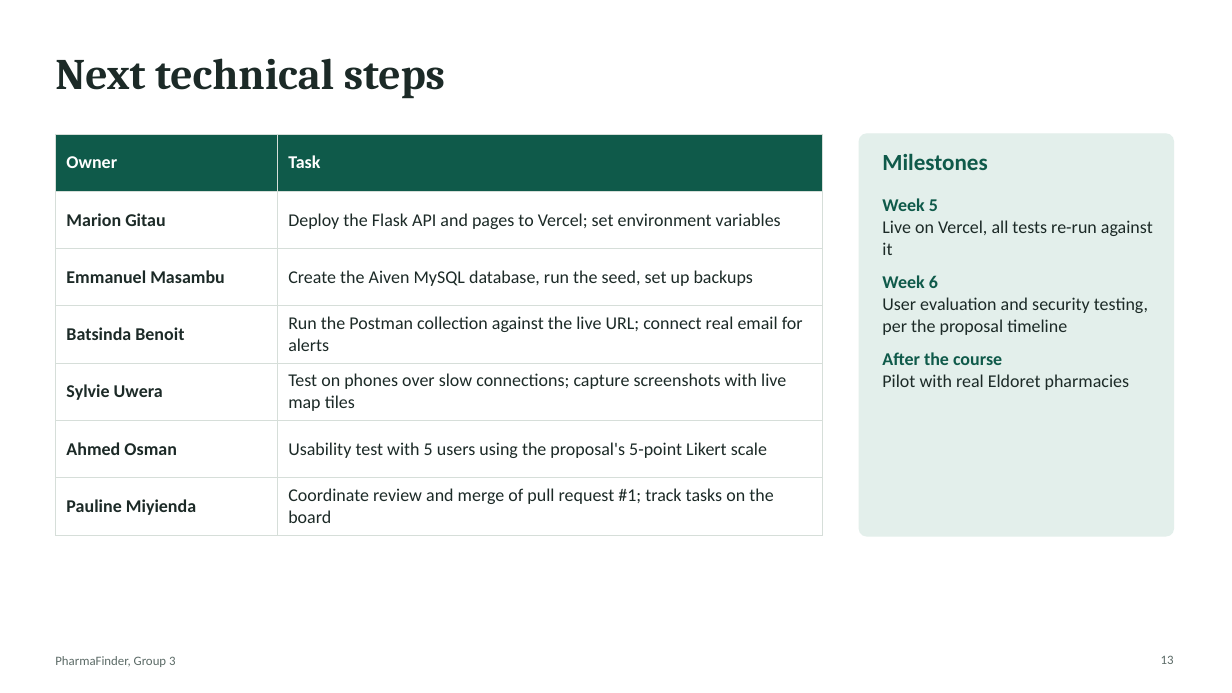
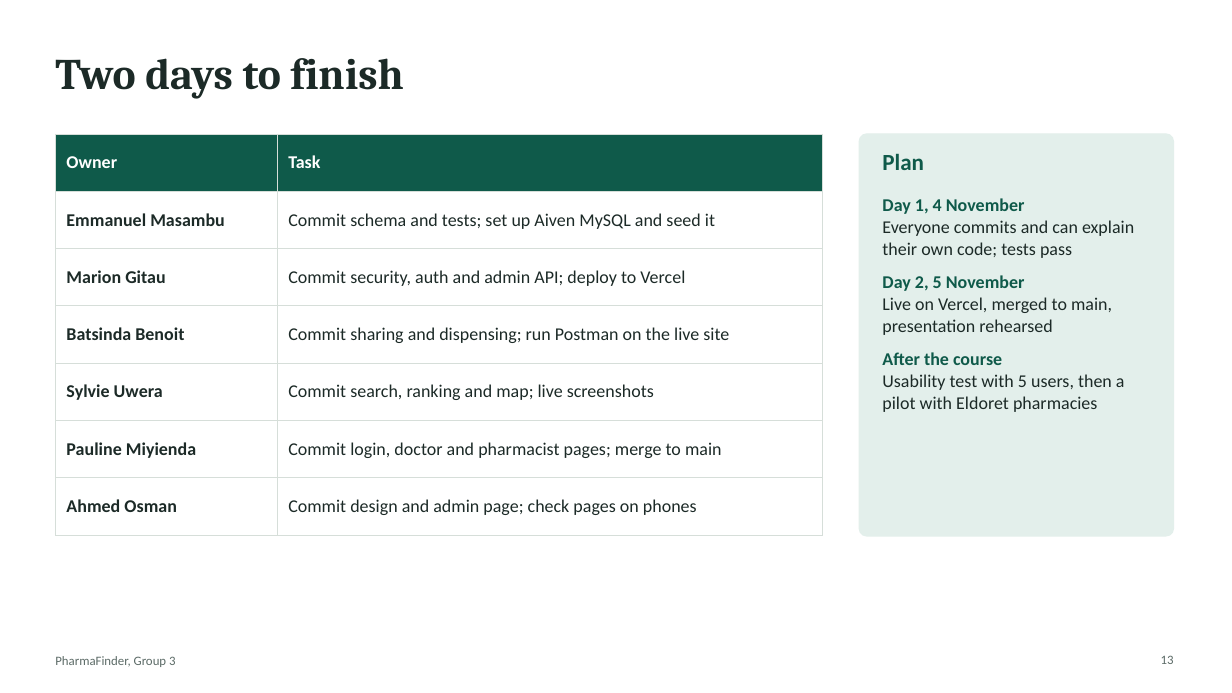
Before and after one commit to EMANU02004/Pharma, a slide deck: slide 13 of docs/presentation/PharmaFinder_Technical_Presentation.pptx. Drawn at 1232x693 pixels with LibreOffice and Linux fonts; fonts in the diff are those of the drawing. Boxes give left, top, right and bottom in pixels: in the first picture for what was removed or moved away, otherwise in the second. Text is boxed around its words. In the diff, an @@ line names an element or a change of style, - is before the commit and + after.

```diff
--- a/docs/presentation/PharmaFinder_Technical_Presentation.pptx
+++ b/docs/presentation/PharmaFinder_Technical_Presentation.pptx
@@ title at [55, 58, 403, 99]: text changed @@
-Next technical steps
+Two days to finish
@@ table at [55, 134, 823, 519] @@
-row 2, column 1: Marion Gitau
+row 2, column 1: Emmanuel Masambu
-row 2, column 2: Deploy the Flask API and pages to Vercel; set environment variables
+row 2, column 2: Commit schema and tests; set up Aiven MySQL and seed it
-row 3, column 1: Emmanuel Masambu
+row 3, column 1: Marion Gitau
-row 3, column 2: Create the Aiven MySQL database, run the seed, set up backups
+row 3, column 2: Commit security, auth and admin API; deploy to Vercel
-row 4, column 2: Run the Postman collection against the live URL; connect real email for alerts
+row 4, column 2: Commit sharing and dispensing; run Postman on the live site
-row 5, column 2: Test on phones over slow connections; capture screenshots with live map tiles
+row 5, column 2: Commit search, ranking and map; live screenshots
-row 6, column 1: Ahmed Osman
+row 6, column 1: Pauline Miyienda
-row 6, column 2: Usability test with 5 users using the proposal's 5-point Likert scale
+row 6, column 2: Commit login, doctor and pharmacist pages; merge to main
-row 7, column 1: Pauline Miyienda
+row 7, column 1: Ahmed Osman
-row 7, column 2: Coordinate review and merge of pull request #1; track tasks on the board
+row 7, column 2: Commit design and admin page; check pages on phones
@@ text at [882, 153, 924, 170]: text changed @@
-Milestones
+Plan
@@ text at [882, 198, 1134, 335]: text changed @@
-Week 5
-Live on Vercel, all tests re-run against it
-Week 6
-User evaluation and security testing, per the proposal timeline
+Day 1, 4 November
+Everyone commits and can explain their own code; tests pass
+Day 2, 5 November
+Live on Vercel, merged to main, presentation rehearsed
@@ text at [882, 374, 1125, 412]: text changed @@
-Pilot with real Eldoret pharmacies
+Usability test with 5 users, then a pilot with Eldoret pharmacies
```
Also in this commit, not shown: 2 other slides changed, 2 other files.
